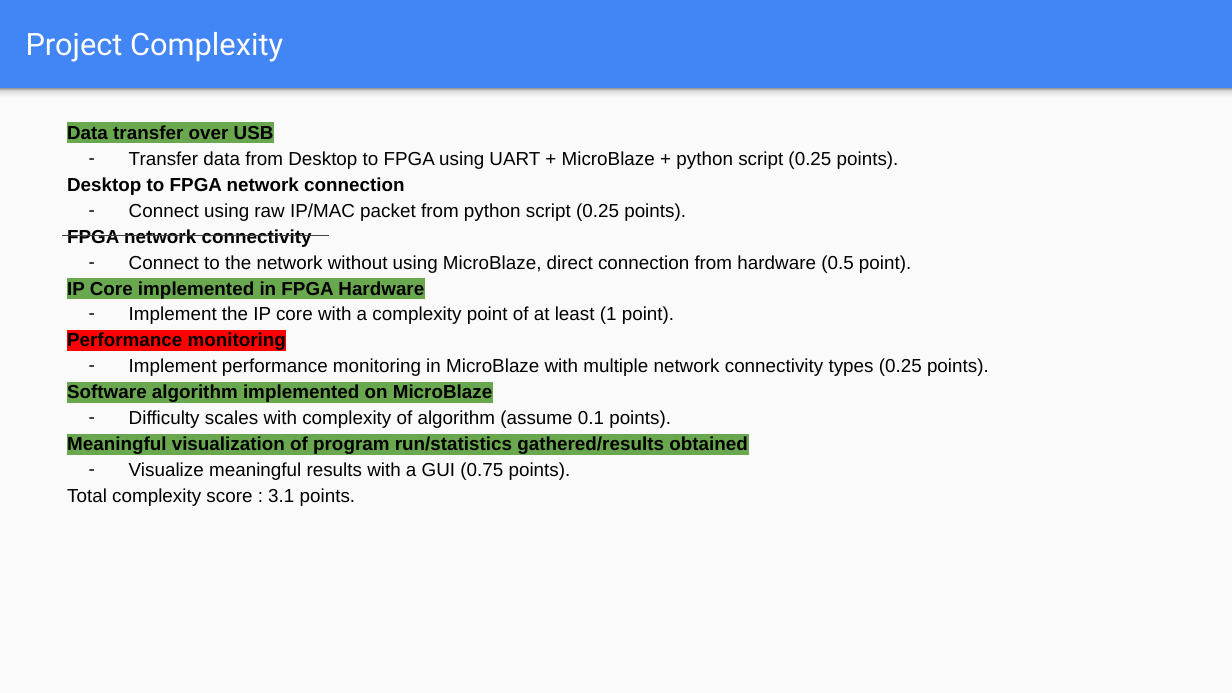
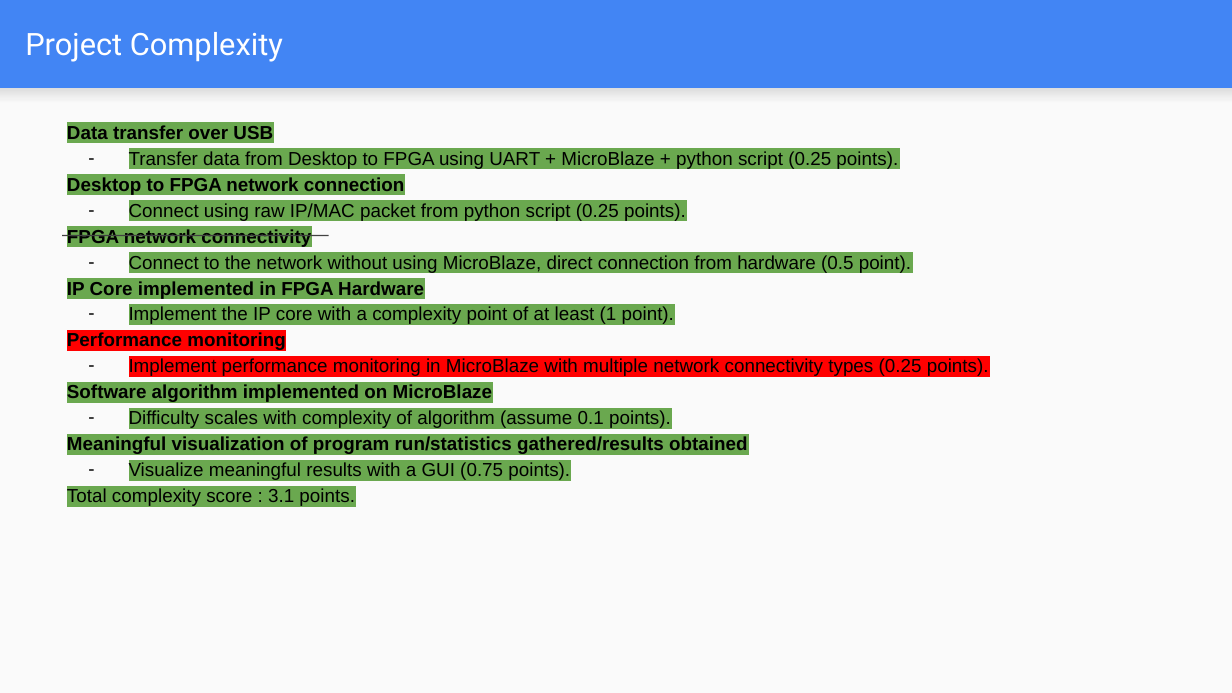
Before and after one commit to JKHHai/G4_H263_Compression, a slide deck: slide 36 of docs/H.263 Media Compression Broadcast on FPGAs Final project Demo.pptx (slide 37 before the commit). Drawn at 1232x693 pixels with LibreOffice and Linux fonts; fonts in the diff are those of the drawing. Boxes give left, top, right and bottom in pixels: in the first picture for what was removed or moved away, otherwise in the second. Text is boxed around its words. In the diff, an @@ line names an element or a change of style, - is before the commit and + after.

```diff
--- a/docs/H.263 Media Compression Broadcast on FPGAs Final project Demo.pptx
+++ b/docs/H.263 Media Compression Broadcast on FPGAs Final project Demo.pptx
@@ rectangle at bbox=[0, 89, 1232, 103]: fill gradient #F9F9F9 to #DEDEDE to #999999 to gradient #F9F9F9 to #DEDEDE @@
@@ text at bbox=[67, 151, 989, 506]: highlight none to #6AA84F in "Transfer data from Desktop to FPGA using ...", "Desktop to FPGA network connection", "Connect using raw IP/MAC packet from python ...", "FPGA network connectivity" and 5 more places; highlight none to #FF0000 in "Implement performance monitoring in MicroBlaze with multiple ..." @@
@@ line removed from (62, 235) to (329, 235) @@
@@ freeform shape added at bbox=[62, 235, 328, 235], outline #424242 0.74 pt @@
```
Also in this commit, not shown: 26 other slides changed, 1 slide removed, 4 other files.
